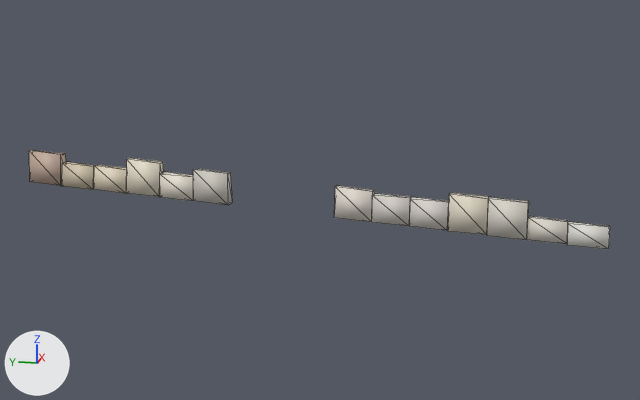
Two versions of the glTF model assets/malta/countryside/farm_-3_1_far.glb, one commit apart.
Camera for both pictures: a 50 mm camera at (355.5, -447.8, 97.8) aimed at (390.5, -440.8, 89.1). The axes (+X, +Y, +Z) are drawn at lower left. The lights are the same throughout. The older version comes first. Mesh edges are drawn as thin lines.

Names of what the first picture shows: 'geometry_0'.
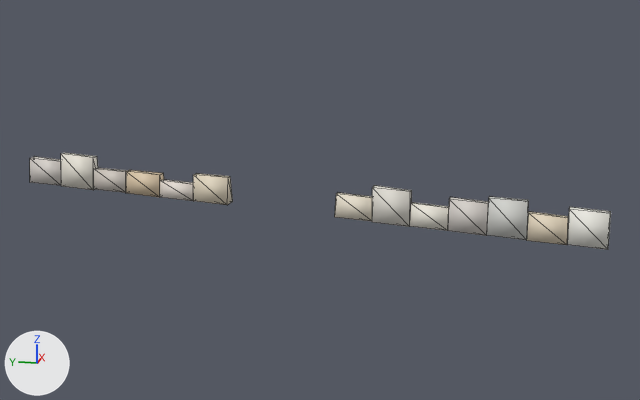
The change, as a diff of the scene's bpy script:
```diff
--- a/assets/malta/countryside/farm_-3_1_far.glb.py
+++ b/assets/malta/countryside/farm_-3_1_far.glb.py
@@ me_geometry_0 @@
 # used by ob_geometry_0; location = (0.0, 0.0, 0.0)
 # before: 36 (389.9, -446.1, 89.4) at pixel (448, 202), 37 (390.0, -444.6, 89.4) at pixel (410, 199), 38 (390.4, -444.6, 89.4) at pixel (411, 196), 39 (390.3, -446.1, 89.3) at pixel (449, 200), 52 (390.1, -443.1, 89.6) at pixel (372, 191)
 # before: 53 (390.2, -441.5, 89.7) at pixel (335, 186), 54 (390.5, -441.5, 89.7) at pixel (336, 185), 55 (390.4, -443.1, 89.6) at pixel (374, 189)
 # before: 4 (389.8, -452.3, 88.7) at pixel (610, 227), 5 (389.8, -450.7, 88.8) at pixel (567, 223), 6 (390.1, -450.7, 88.8) at pixel (567, 221)
-me_geometry_0.from_pydata(...)  # 104 vertices, 156 faces; spans x 389.6..391.2, y -452.3..-427.7, z 87.9..90.6
-me_geometry_0.vertices[44].co = (390.0, -444.6, 89.4)  # pixel (410, 198)
-me_geometry_0.vertices[45].co = (390.1, -443.1, 89.5)  # pixel (372, 195)
-me_geometry_0.vertices[46].co = (390.4, -443.1, 89.5)  # pixel (374, 193)
-me_geometry_0.vertices[47].co = (390.4, -444.6, 89.4)  # pixel (411, 196)
-me_geometry_0.vertices[7].co = (390.1, -452.3, 88.7)  # pixel (609, 225)
+me_geometry_0.from_pydata(...)  # 104 vertices, 156 faces; spans x 389.5..391.2, y -452.3..-427.8, z 87.9..90.6
+# me_geometry_0 part 1: the loose piece of 8 vertices spanning x 389.7..390.3, y -450.8..-449.2, z 88.0..88.9 is scaled about its middle by (1.08, 1, 1.2), then moved by (0.0, 0.0, 0.1)
+# me_geometry_0 part 2: the loose piece of 8 vertices spanning x 389.8..390.4, y -447.7..-446.1, z 88.1..89.7 is scaled about its middle by (1.11, 1.01, 0.864), then moved by (0.0, 0.0, -0.1)
+# me_geometry_0 part 3: 24 of 104 vertices moved; they spanned x 390.4..391.0, y -437.0..-427.7, z 89.8..90.6 and now span x 390.3..391.1, y -436.9..-427.8, z 89.5..90.6; mean shift (0.0, 0.0, -0.2); largest move (390.9, -432.4, 90.5) -> (390.9, -432.4, 89.9)
+# me_geometry_0 part 4
+for i in [*range(52, 56)]: me_geometry_0.vertices[i].co += Vector((0.0, 0.0, -0.3))
+for i in [*range(36, 40)]: me_geometry_0.vertices[i].co += Vector((0.0, 0.0, -0.2))
+me_geometry_0.vertices[44].co = (390.0, -444.6, 89.7)  # pixel (410, 191)
+me_geometry_0.vertices[45].co = (390.0, -443.1, 89.8)  # pixel (372, 187)
+me_geometry_0.vertices[46].co = (390.5, -443.1, 89.8)  # pixel (374, 185)
+me_geometry_0.vertices[47].co = (390.4, -444.6, 89.7)  # pixel (411, 190)
+# me_geometry_0 part 5
+for i in [4, 5, 6]: me_geometry_0.vertices[i].co += Vector((0.0, 0.0, 0.6))
+me_geometry_0.vertices[7].co = (390.1, -452.3, 89.3)  # pixel (610, 211)
+# me_geometry_0 part 6: 156 faces centred in x 389.7..391.1, y -452.3..-427.8, z 87.9..90.6 are repainted in the vertex colours, in many colours
 me_geometry_0.materials.append(mat_defaultmaterial)
```

Where the change shows, as pixel boxes (x1, y1, x2, y2) in the pictures (640 x 400 px; the box of a moved part takes in the faces that stretch with it):
'geometry_0', reshaped, recoloured: before (29, 150, 610, 249); after (30, 153, 611, 250)
part 1 of me_geometry_0, moved or reshaped: before (527, 216, 568, 244); after (527, 211, 569, 245)
part 2 of me_geometry_0, moved or reshaped: before (448, 193, 489, 235); after (448, 197, 489, 236)
part 3 of me_geometry_0, moved or reshaped: before (29, 150, 233, 205); after (30, 153, 233, 205)
part 4 of me_geometry_0, moved or reshaped: before (334, 185, 449, 231); after (335, 185, 449, 231)
part 5 of me_geometry_0, moved or reshaped: before (567, 221, 610, 249); after (567, 207, 611, 250)
part 6 of me_geometry_0, recoloured: (30, 153, 610, 249) in both
